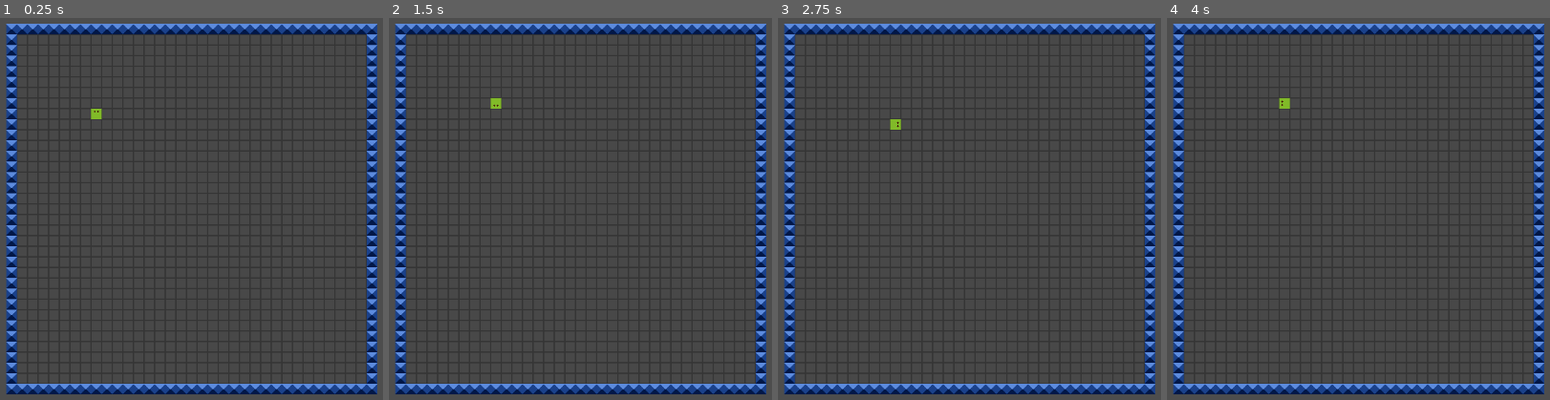
Above: before the commit, frames 1-4 (left to right).
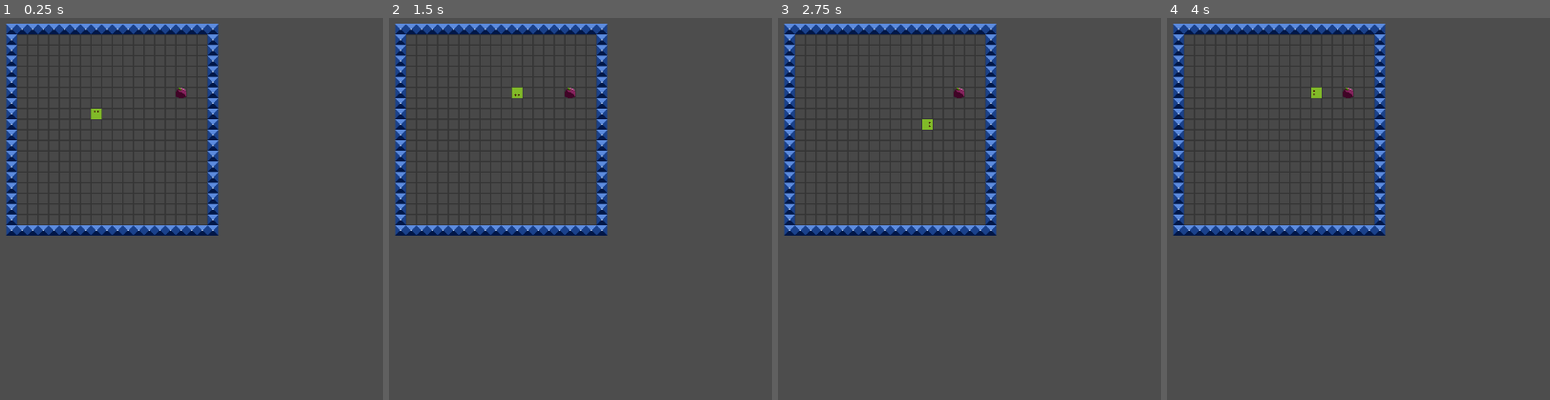
Above: after the commit, the same moments.

Repository: ashing-dev/snake
Game: Godot game, scene res://scenes/test_container.tscn
Two runs of this game, one before a commit and one after it. Both use one fixed random seed, a clock stepped at 60 frames per second and the inputs below.
Inputs:
- Up to frame 1 (0.25 s): no input
- Up to frame 2 (1.5 s): hold Right (move_east) 0.53-1.28 s; hold Down (move_south) from 1.28 s (still down)
- Up to frame 3 (2.75 s): release Down (move_south) at 2.03 s; hold Right (move_east) from 2.03 s (still down)
- Up to frame 4 (4 s): tap Enter at 2.75 s; release Right (move_east) at 2.78 s; hold Up (move_north) 2.78-3.53 s; hold Left (move_west) from 3.53 s (still down)

The runs differ from the first frame. In frame 1, 11% of the frame differs, in the area x 1-99%, y 1-99%; in frame 2, 11%; in frame 3, 11%; in frame 4, 11%.

Commit message:
Added food. Fixed snake lengthening

Diff:
--- /dev/null
+++ b/scenes/food.tscn
@@ -0,0 +1,14 @@
+[gd_scene load_steps=3 format=3 uid="uid://c4cqrygykmsy4"]
+
+[ext_resource type="Texture2D" uid="uid://cyt5306gav8ms" path="res://assets/sprites.png" id="1_arcpd"]
+
+[sub_resource type="AtlasTexture" id="AtlasTexture_apr8s"]
+atlas = ExtResource("1_arcpd")
+region = Rect2(32, 0, 16, 16)
+
+[node name="Food" type="Node2D"]
+metadata/_edit_group_ = true
+
+[node name="Sprite2D" type="Sprite2D" parent="."]
+texture = SubResource("AtlasTexture_apr8s")
+centered = false
--- a/scripts/field.gd
+++ b/scripts/field.gd
@@ -2,25 +2,27 @@
 class_name Field
 
 const cell_scene = preload("res://scenes/cell.tscn")
+const food_scene = preload("res://scenes/food.tscn")
 
 var cells: Array
 var snake: Snake
+var food: Node2D
 var food_cell: Cell
+var field_size: Vector2
 
 func _init(width: int, height: int):
+	field_size = Vector2(width, height)
 	build_cells(width, height)
 	for cell in cells:
 		add_child(cell)
 
+	food = food_scene.instantiate()
+	add_child(food)
+
 func _cell_at(x: int, y: int):
-	# Kicking myself a bit now for not just making this a multidimensional array
-	# TODO: Unfuck this decision.
 	for cell in cells:
 		if cell.x == x && cell.y == y:
 			return cell
-
-func _ready():
-	global_position = Vector2(0, 0)
 
 func build_cells(width, height):
 	for y in height:
@@ -38,3 +40,19 @@
 			cell.location = Vector2(x, y)
 			cell.name = "Cell %d_%d" % [x, y]
 			cells.push_back(cell)
+
+func set_random_food_cell():
+	var candidates = []
+	for cell in cells:
+		if cell.is_boundary:
+			continue
+		var is_candidate = true
+		for pos in snake.snake_queue:
+			if cell.location == pos:
+				is_candidate = false
+				break
+		if is_candidate:
+			candidates.push_front(cell)
+
+	food_cell = candidates[randi_range(0, len(candidates)-1)]
+	food.global_position = food_cell.location * Cell.CELL_WIDTH
--- a/scripts/game.gd
+++ b/scripts/game.gd
@@ -16,6 +16,7 @@
 	timer = _new_timer(tick_interval)
 	snake = _new_snake(field, timer)
 	field.snake = snake
+	field.set_random_food_cell()
 
 	add_child(field)
 	add_child(snake)
@@ -31,7 +32,12 @@
 	if _is_snake_touching_self() || _is_snake_touching_boundary():
 		print("game over")
 		timer.stop()
-		snake.queue_free()
+		# snake.queue_free()
+
+	if _is_snake_touching_food():
+		snake.lengthen_snake = true
+		field.set_random_food_cell()
+		score += 50
 
 func _new_timer(tick_interval: float) -> Timer:
 	var _timer = Timer.new()
@@ -66,3 +72,6 @@
 			return true
 
 	return false
+
+func _is_snake_touching_food() -> bool:
+	return snake.get_head_location() == field.food_cell.location
--- a/scripts/game_manager.gd
+++ b/scripts/game_manager.gd
@@ -3,4 +3,4 @@
 func new_game(_field: Field) -> Game:
 	var field = _field
 
-	return Game.new(field, .5)
+	return Game.new(field, .25)
--- a/scripts/snake.gd
+++ b/scripts/snake.gd
@@ -40,6 +40,8 @@
 	# _unhandled_input which has more a bit more complication/nuance.
 	# See https://docs.godotengine.org/en/stable/tutorials/inputs/inputevent.html
 
+	# BUG: This only checks against the last registered travel direction, NOT the actual last direction traveled. So in one tick you can still turn around into yourself.
+	# Relatively minor, in the grand scheme of things.
 	if Input.is_action_just_pressed("move_north"):
 		_update_travel_direction(DIR_NORTH)
 	elif Input.is_action_just_pressed("move_south"):
@@ -72,11 +74,11 @@
 
 func _on_tick() -> void:
 	_move()
-	_eat()
 	snake_moved.emit()
 
 
 func _move() -> void:
+	print(len(snake_queue))
 	var old_location = snake_queue[0]
 	var new_location = old_location + travel_direction
 	if !lengthen_snake:
@@ -88,22 +90,18 @@
 		if child != null:
 			$BodyContainer.remove_child(child)
 			child.queue_free()
-	else:
+
+	if len(snake_queue) > 0:
 		var new_child = snake_body_scene.instantiate()
 		new_child.global_position = old_location * Cell.CELL_WIDTH
 		new_child.name = CHILD_NAME_TEMPLATE % [old_location.x, old_location.y]
 		$BodyContainer.add_child(new_child)
+		new_child.owner = $BodyContainer
 
 	snake_queue.push_front(new_location)
 
 	lengthen_snake = false
 
-func _eat() -> void:
-	# Need a field reference first.
-	# Which means we need a field.
-	# Which we don't have.
-	# Because I'm being slow.
-	pass
 
 
 func get_head_location() -> Vector2:
--- a/scripts/test_container.gd
+++ b/scripts/test_container.gd
@@ -4,7 +4,7 @@
 @export var game: Game
 
 func _ready() -> void:
-	var field = Field.new(35, 35)
+	var field = Field.new(20, 20)
 	game = GameManager.new_game(field)
 	add_child(game)
 	game.owner = self
Binary file changed: assets/sprites.png
